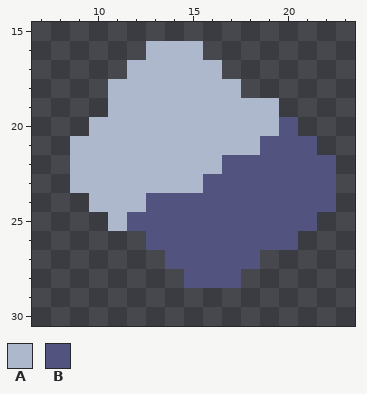
Pixel-art sprite, stored at sprites/blocks/environment/aluminium-ore2.png. Above, as it was before the edit.
The file is 32x32 pixels. Shown: x 7..23, y 15..30.
Palette (. is transparent): A #adb8cc  B #535380
Pixels before, first column x 9:
16 ....AAA.......
17 ...AAAAA......
18 ..AAAAAAA.....
19 ..AAAAAAAAA...
20 .AAAAAAAAAAB..
21 AAAAAAAAAABBB.
22 AAAAAAAABBBBBB
23 AAAAAAABBBBBBB
24 .AAABBBBBBBBBB
25 ..ABBBBBBBBBB.
26 ....BBBBBBBB..
27 .....BBBBB....
28 ......BBB.....
After the commit:
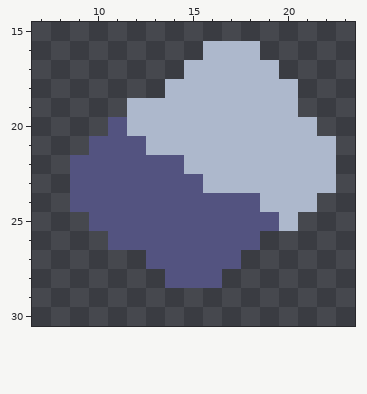
The exact change:
Changed rows in their new state; - is an unchanged pixel.
first column x 9:
16 ----...AAA----
17 ---...--AAA---
18 --...----AAA--
19 --.--------A--
20 -.B--------AA-
21 .BBB------AAAA
22 BBBBBB--AAAAAA
23 BBBBBBBAAAAAAA
24 BBBB------AAA.
25 -BB--------A.-
26 --BB------..--
27 ----B----.----
28 -----B--.-----
Changed places in both pictures, as pixel boxes (x1, y1, x2, y2):
changed: (70, 41, 336, 288)
